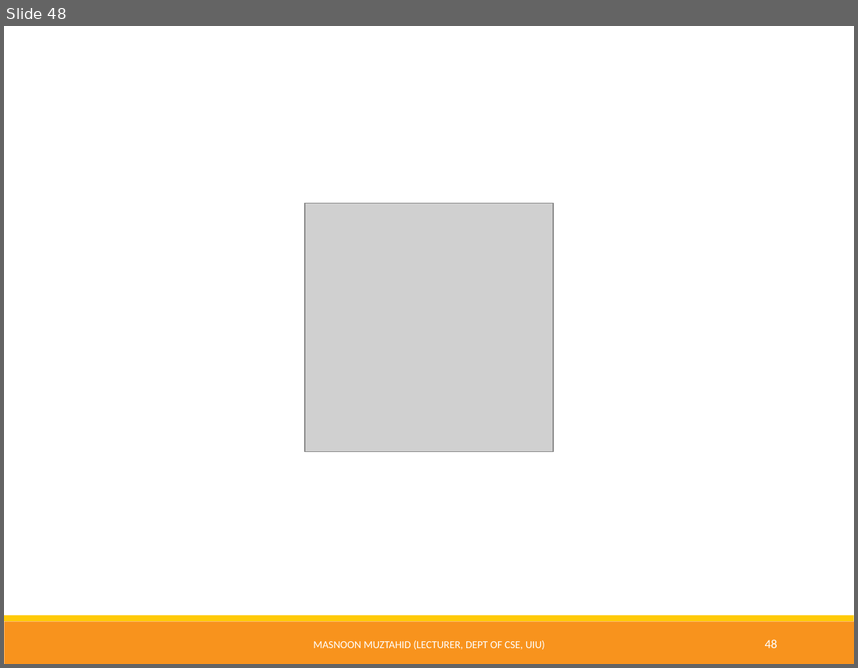
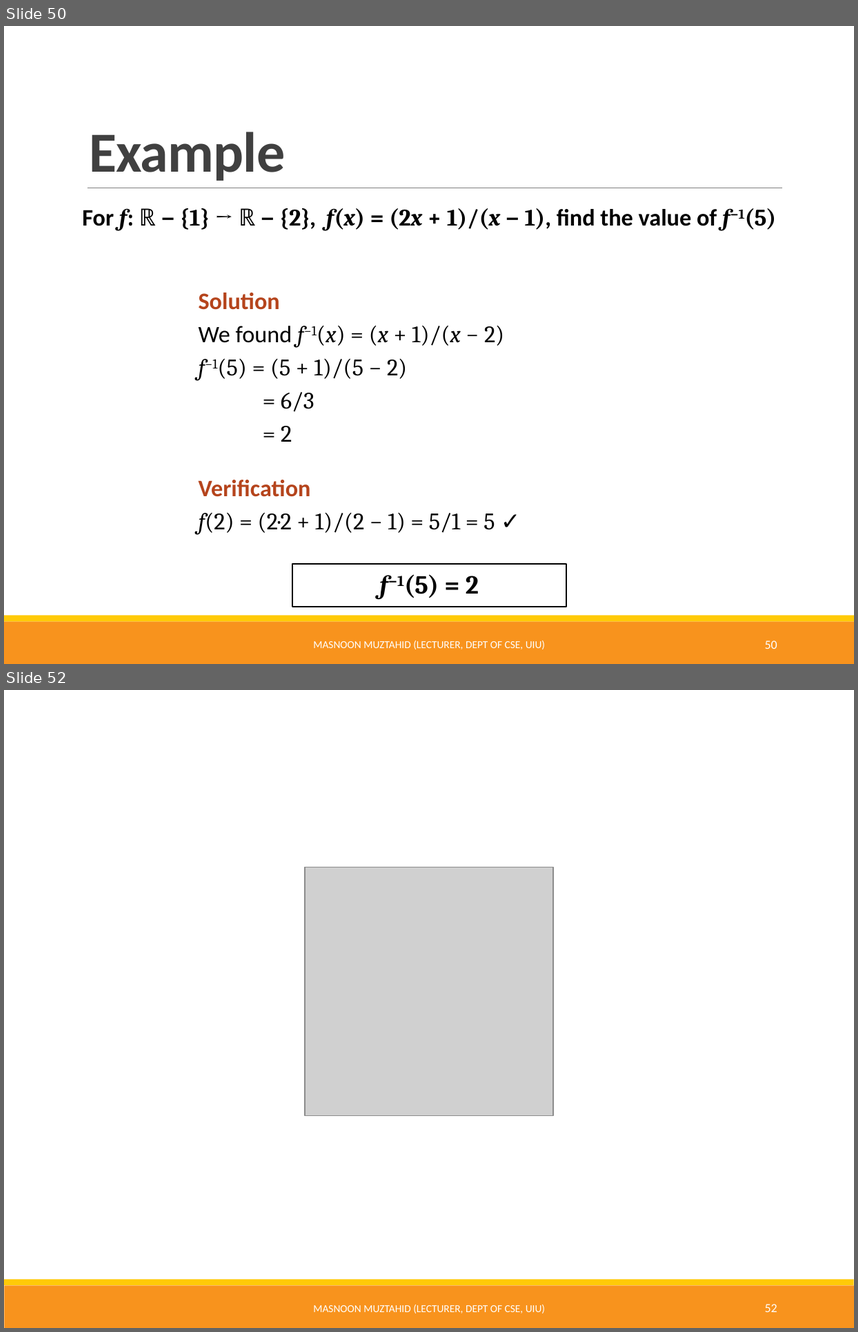
Before and after one commit to Muztahid202/UIU-Discrete_Math_Resources, a slide deck: Functions.pptx. Shown one above the other, each under a label of ours: slide 48 before the commit, slides 50 and 52 after it; the slides between them are not shown. The pictures are 858x668 and 858x1332 pixels, drawn with LibreOffice and Linux fonts; fonts in the diff are those of the drawing; grey boxes stand for pictures. Boxes give left, top, right and bottom in pixels: in the first picture for what was removed or moved away, otherwise in the second. Text is boxed around its words. In the diff, an @@ line names an element or a change of style, - is before the commit and + after.

```diff
--- a/Functions.pptx
+++ b/Functions.pptx
@@ slide 50 added at (4, 26, 854, 664), background #FFFFFF; not listed: 2 template elements that a slide beside it also shows @@
@@ title added at (89, 132, 285, 181), 48 pt, text #404040, bold @@
+Example
@@ line added from (87, 187) to (782, 187), #808080 0.5 pt @@
@@ text added at (82, 208, 777, 231), 20 pt, text #000000, bold @@
+For f: ℝ − {1} → ℝ − {2}, f(x) = (2x + 1)/(x − 1), find the value of f−1(5)
@@ text added at (199, 292, 504, 534), 20 pt, text #000000 @@
+Solution
+We found f−1(x) = (x + 1)/(x − 2)
+f−1(5) = (5 + 1)/(5 − 2)
+= 6/3
+= 2
+Verification
+f(2) = (2·2 + 1)/(2 − 1) = 5/1 = 5 ✓
@@ rectangle added at (292, 564, 567, 606), outline #000000 1.25 pt, 22 pt, text #000000, bold @@
+f−1(5) = 2
@@ text added at (313, 640, 545, 649), 9 pt, text #FFFFFF @@
+MASNOON MUZTAHID (LECTURER, DEPT OF CSE, UIU)
@@ page number added at (765, 640, 777, 648), 10.5 pt, text #FFFFFF @@
+50
@@ what was slide 48 is now slide 52 @@
@@ page number at (765, 1303, 777, 1312): text changed @@
-48
+52
```
Also in this commit, not shown: 5 slides changed, 4 other slides added, 1 slide removed.
